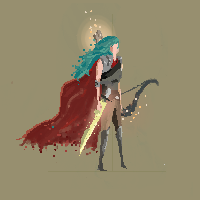
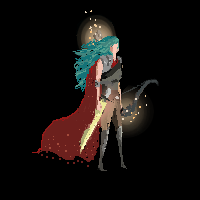
Layers edited between the first and the second (200, 200) image:
added layer "4" above "3" over (32, 10, 162, 171)
renamed "Layer 1 copy" to "2", hid it, painted on it over (0, 3, 193, 198)
painted on "Background" over (0, 0, 200, 200)
